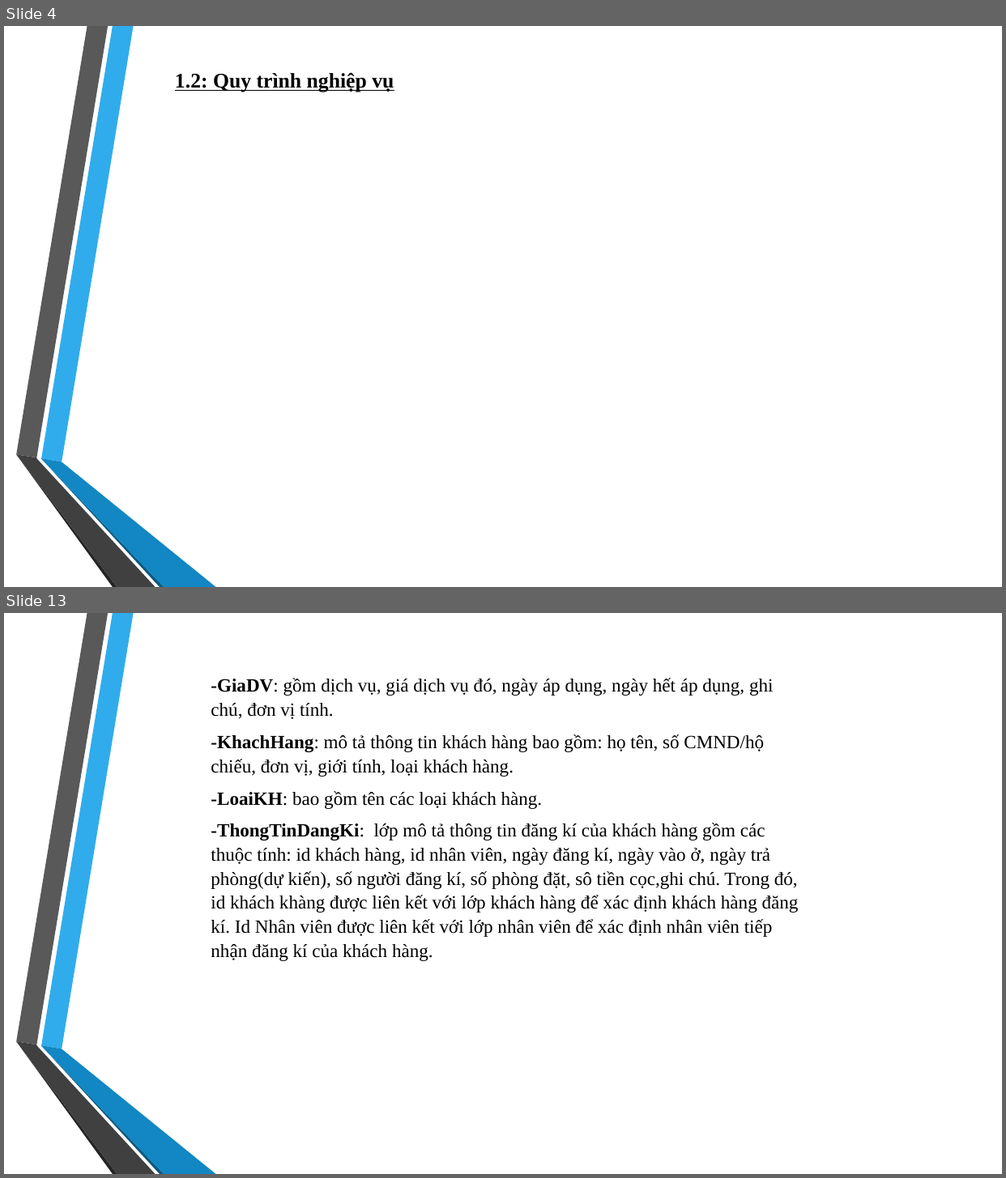
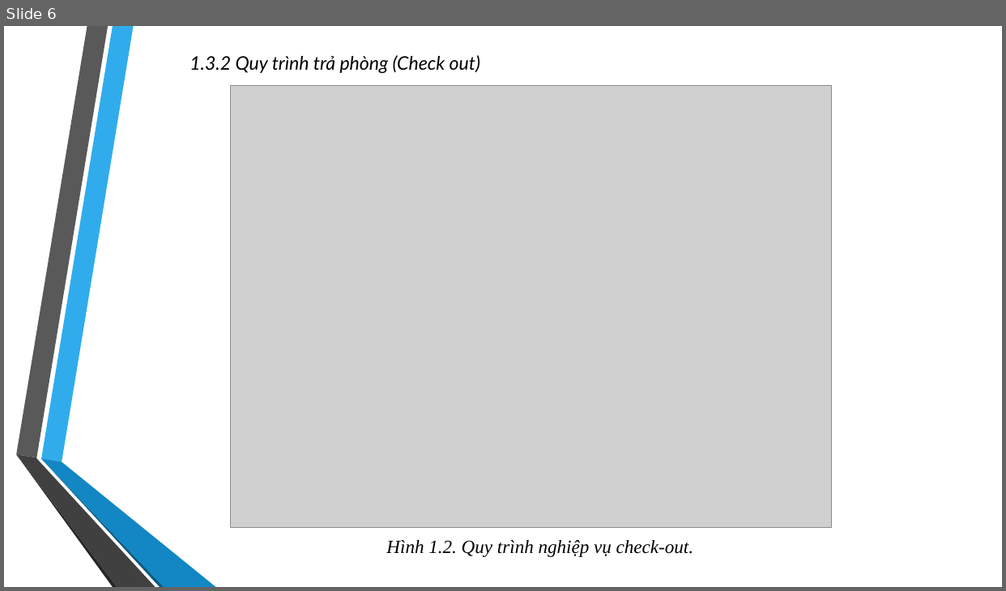
Before and after one commit to DaemonZZ/pttkht, a slide deck: QLKS.pptx. Shown one above the other, each under a label of ours: slides 4 and 13 before the commit, slide 6 after it; the slides between them are not shown. The pictures are 1006x1178 and 1006x591 pixels, drawn with LibreOffice and Linux fonts; fonts in the diff are those of the drawing; grey boxes stand for pictures; background and template pictures are left out. Boxes give left, top, right and bottom in pixels: in the first picture for what was removed or moved away, otherwise in the second. Text is boxed around its words. In the diff, an @@ line names an element or a change of style, - is before the commit and + after.

```diff
--- a/QLKS.pptx
+++ b/QLKS.pptx
@@ slide 13 removed at <box>4,613,1002,1174</box>, background picture (left out); not listed: 6 template elements that a slide beside it also shows @@
@@ text removed at <box>211,678,799,961</box> @@
--GiaDV: gồm dịch vụ, giá dịch vụ đó, ngày áp dụng, ngày hết áp dụng, ghi chú, đơn vị tính.
--KhachHang: mô tả thông tin khách hàng bao gồm: họ tên, số CMND/hộ chiếu, đơn vị, giới tính, loại khách hàng.
--LoaiKH: bao gồm tên các loại khách hàng.
--ThongTinDangKi: lớp mô tả thông tin đăng kí của khách hàng gồm các thuộc tính: id khách hàng, id nhân viên, ngày đăng kí, ngày vào ở, ngày trả phòng(dự kiến), số người đăng kí, số phòng đặt, sô tiền cọc,ghi chú. Trong đó, id khách khàng được liên kết với lớp khách hàng để xác định khách hàng đăng kí. Id Nhân viên được liên kết với lớp nhân viên để xác định nhân viên tiếp nhận đăng kí của khách hàng.
@@ what was slide 4 is now slide 6 @@
@@ slide 6 changed as well @@
@@ text added at <box>189,55,480,74</box>, 18 pt, text #000000, italic @@
+1.3.2 Quy trình trả phòng (Check out)
@@ picture added at <box>231,86,832,528</box> @@
@@ text at <box>386,540,693,557</box>: text changed; size 20 to 18 pt; bold off; italic on @@
-1.2: Quy trình nghiệp vụ
+Hình 1.2. Quy trình nghiệp vụ check-out.
```
Also in this commit, not shown: 5 other slides changed, 29 slides added, 8 other slides removed, 3 other files.
